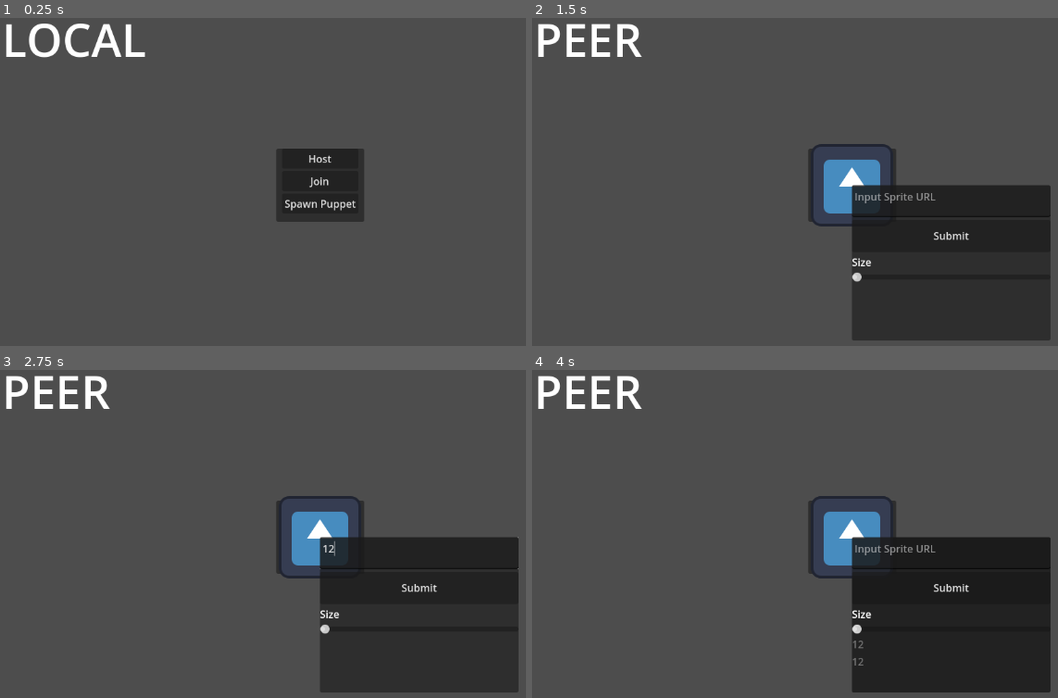
Above: before the commit, frames 1-4 (two rows, left to right).
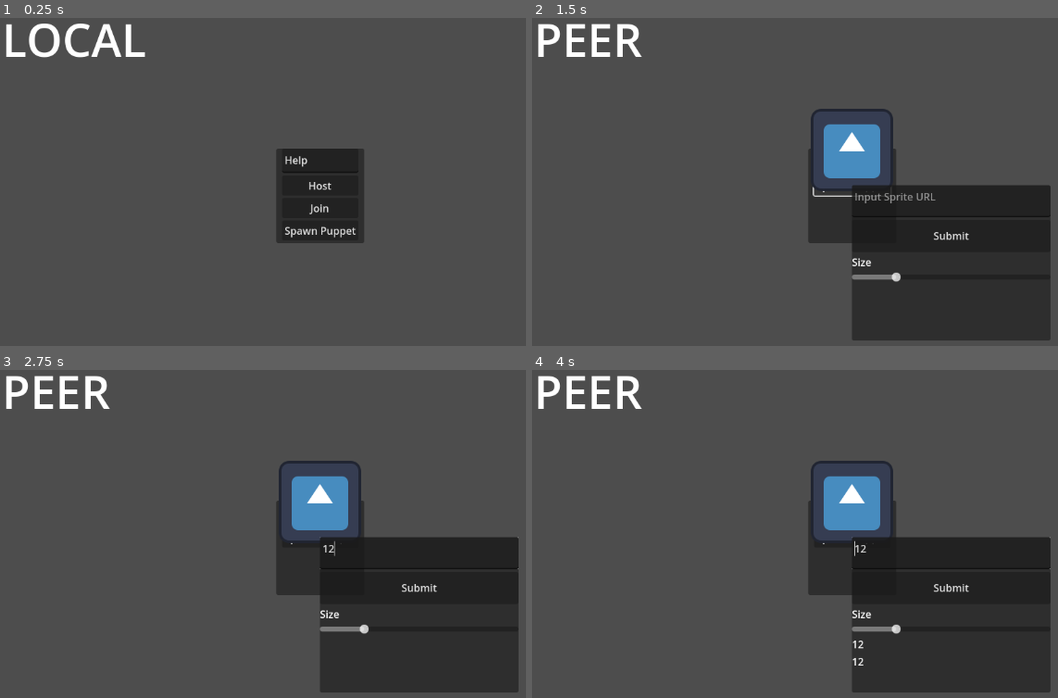
Above: after the commit, the same moments.

Repository: Sheepy3/puppet-stage
Game: Godot game, scene res://main.tscn
The game is run twice, just before and just after one commit, with the same random seed, the same clock (stepped at 60 frames per second) and the same inputs. The engine's default icon, where the game draws it, is replaced by a stand-in: a white triangle on a blue panel in a dark square.
Inputs (mouse positions are in pixels of both pictures, inside the frame that each line leads up to):
- Up to frame 1 (0.25 s): no input
- Up to frame 2 (1.5 s): click "Join" at 0.5 s; click "Spawn Puppet" at 1.25 s
- Up to frame 3 (2.75 s): click (420, 553) at 2.02 s; type "12" at 2.1 s
- Up to frame 4 (4 s): click "Submit" at 2.75 s; click "Spawn Puppet" at 3.5 s

The runs differ from the first frame. In frame 1, 1.5% of the frame differs, in the area x 52-70%, y 41-69%; in frame 2, 3.2%; in frame 3, 3.3%; in frame 4, 3.5%, in the area x 52-99%, y 27-91%.

Commit message:
updating scaling and added support for other image types

Diff:
--- a/puppetstage/HTTP_Handler.gd
+++ b/puppetstage/HTTP_Handler.gd
@@ -23,8 +23,27 @@
 	print("HTTPS Request completed!")
 	#var image = Image.new()
 	image = Image.new()
+
 	var error = image.load_png_from_buffer(body)
 	if error != OK:
-		push_error("Couldn't load the image.")
+		push_warning("PNG loading failed.")
+	else:
+		return
+	error = image.load_jpg_from_buffer(body)
+	if error != OK:
+		push_warning("JPEG loading failed.")
+	else:
+		return
+	error = image.load_svg_from_buffer(body)
+	if error != OK:
+		push_warning("SVG loading failed.")
+	else:
+		return
+	error = image.load_webp_from_buffer(body)
+	if error != OK:
+		push_warning("WEBP loading failed.")
+	else:
+		return
+	push_error("unable to grab image from url.")
 
 #	var texture = ImageTexture.create_from_image(image)
--- a/puppetstage/cursor/Cursor.tscn
+++ b/puppetstage/cursor/Cursor.tscn
@@ -19,6 +19,7 @@
 properties/0/replication_mode = 1
 
 [node name="Cursor" type="Node2D"]
+top_level = true
 script = ExtResource("1_moou7")
 
 [node name="Sprite2D" type="Sprite2D" parent="."]
--- a/puppetstage/main.gd
+++ b/puppetstage/main.gd
@@ -8,7 +8,7 @@
 var spectrum_analyzer
 var analyzer_instance:AudioEffectInstance
 var test:AudioEffectSpectrumAnalyzerInstance
-
+var ip:String
 func _ready():
 	bus_index = AudioServer.get_bus_index("Record")
 	analyzer_instance = AudioServer.get_bus_effect_instance(bus_index, 1)
@@ -27,8 +27,8 @@
 	%Join.hide()
 	_spawn_cursor()
 
-func _on_join_pressed():
-	peer.create_client("localhost", 135)
+func _on_join_pressed(ip = "localhost"):
+	peer.create_client(ip, 135)
 	HttpHandler.is_multiplayer = true
 	multiplayer.multiplayer_peer = peer
 	%NetworkStatus.text = "PEER"
--- a/puppetstage/main.tscn
+++ b/puppetstage/main.tscn
@@ -27,10 +27,10 @@
 anchor_top = 0.5
 anchor_right = 0.5
 anchor_bottom = 0.5
-offset_left = -68.5
+offset_left = -68.0
 offset_top = -57.0
-offset_right = 68.5
-offset_bottom = 57.0
+offset_right = 69.0
+offset_bottom = 90.0
 grow_horizontal = 2
 grow_vertical = 2
 size_flags_horizontal = 0
@@ -45,6 +45,11 @@
 offset_bottom = 66.0
 grow_horizontal = 2
 alignment = 1
+
+[node name="IP Input" type="TextEdit" parent="Menu/VBoxContainer"]
+custom_minimum_size = Vector2(0, 38)
+layout_mode = 2
+text = "Help"
 
 [node name="Host" type="Button" parent="Menu/VBoxContainer"]
 unique_name_in_owner = true
--- a/puppetstage/puppet.gd
+++ b/puppetstage/puppet.gd
@@ -31,16 +31,18 @@
 	position = sent_final_position
 
 @rpc("any_peer","call_local")
-func update_sprite(data):
+func update_sprite(url):
 	print(multiplayer.get_unique_id())
 	if multiplayer.is_server():
-		sprite = data
+		sprite = url
 		prev_sprite = sprite
 		print("updating sprite")
 		var new_sprite = await HttpHandler.make_request(sprite)
+		new_sprite = default_scale_resize(new_sprite)
 		if new_sprite:
 			var new_texture = ImageTexture.create_from_image(new_sprite)
 			%Sprite2D.set_texture(new_texture)
+			update_size(%Size_Slider.value)
 			update_sprite_local.rpc(new_sprite.get_width(),new_sprite.get_height(),new_sprite.get_format(),new_sprite.get_data())
 
 @rpc("authority","call_remote")
@@ -67,3 +69,17 @@
 func _on_size_slider_value_changed(value: float) -> void:
 	update_size.rpc(value)
 	pass # Replace with function body.
+
+func default_scale_resize(image:Image) -> Image:
+	const resize_width = 1000
+	var height:float = image.get_height()
+	var width = image.get_width()
+	var ratio = height/width
+	print(height)
+	print(width)
+	print(ratio)
+	var new_image = Image.new()
+	new_image.copy_from(image)
+	new_image.generate_mipmaps()
+	new_image.resize(resize_width, resize_width*ratio)
+	return new_image
--- a/puppetstage/puppet.tscn
+++ b/puppetstage/puppet.tscn
@@ -10,6 +10,9 @@
 properties/1/path = NodePath(".:sprite")
 properties/1/spawn = true
 properties/1/replication_mode = 2
+properties/2/path = NodePath("Sprite2D:scale")
+properties/2/spawn = true
+properties/2/replication_mode = 2
 
 [sub_resource type="CircleShape2D" id="CircleShape2D_prsjb"]
 radius = 91.0055
@@ -19,6 +22,7 @@
 
 [node name="Sprite2D" type="Sprite2D" parent="."]
 unique_name_in_owner = true
+position = Vector2(0, -55)
 texture = ExtResource("1_fh2my")
 
 [node name="MultiplayerSynchronizer" type="MultiplayerSynchronizer" parent="."]
@@ -58,11 +62,12 @@
 text = "Size"
 
 [node name="Size_Slider" type="HSlider" parent="Panel/VBoxContainer"]
+unique_name_in_owner = true
 layout_mode = 2
 min_value = 0.1
-max_value = 1.0
+max_value = 2.0
 step = 0.01
-value = 0.1
+value = 0.5
 
 [node name="Sprite_Label" type="Label" parent="Panel/VBoxContainer"]
 layout_mode = 2
